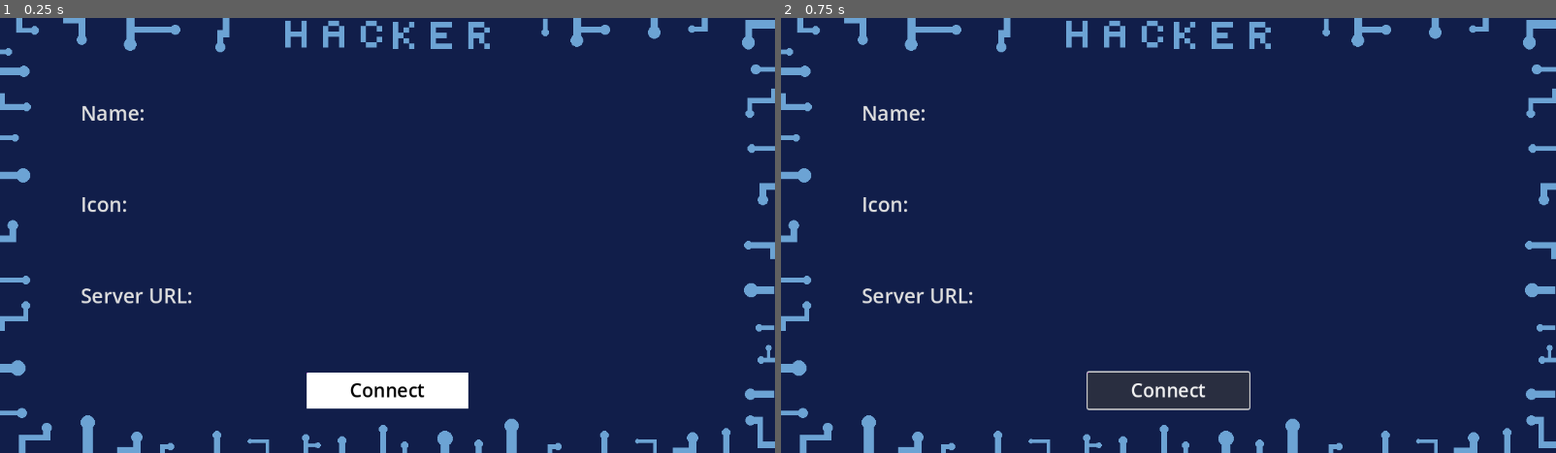
Above: before the commit, frames 1-2 (left to right).
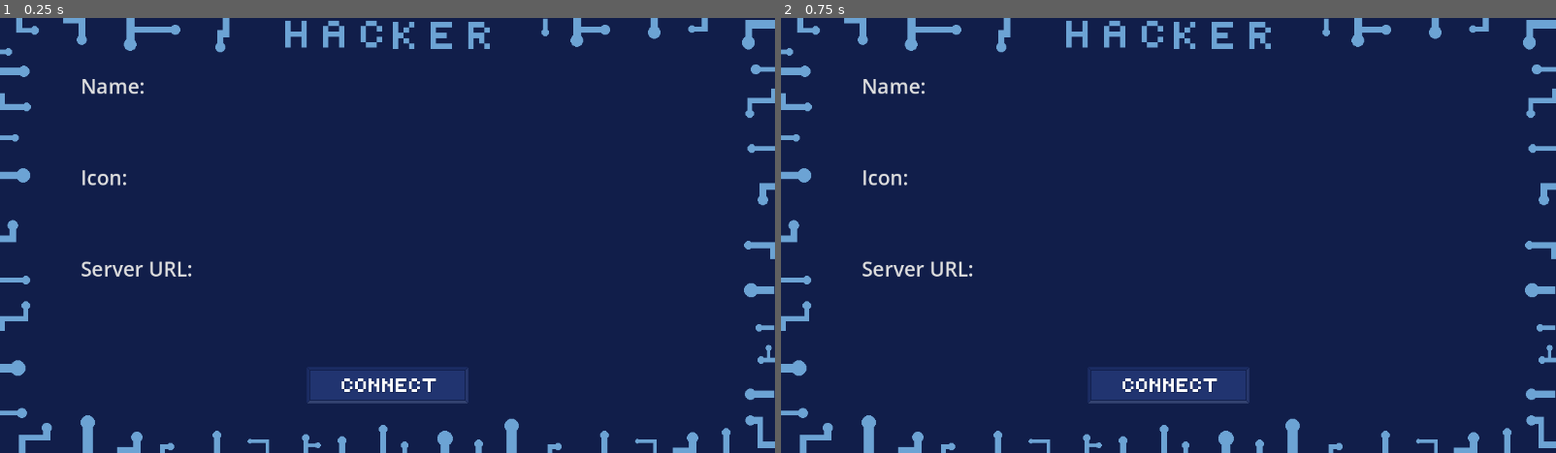
Above: after the commit, the same moments.

Repository: vocaz/hackercompsci
Game: Godot game, scene res://LobbyMenu.tscn
Two runs of this game, one before a commit and one after it. Both use one fixed random seed, a clock stepped at 60 frames per second and the inputs below. This scene is started directly instead of the project's main scene.
Inputs (mouse positions are in pixels of both pictures, inside the frame that each line leads up to):
- Up to frame 1 (0.25 s): no input
- Up to frame 2 (0.75 s): click (1168, 392) at 0.5 s, where only the run before the commit has a clickable "Connect"

The runs differ from the first frame. In frame 1, 2.7% of the frame differs, in the area x 10-61%, y 14-90%; in frame 2, 2.6%.

Commit message:
connect texture

Diff:
--- a/LobbyMenu.tscn
+++ b/LobbyMenu.tscn
@@ -1,7 +1,9 @@
-[gd_scene load_steps=9 format=3 uid="uid://b4sebowmqacm"]
+[gd_scene load_steps=8 format=3 uid="uid://b4sebowmqacm"]
 
 [ext_resource type="Script" path="res://lobby_menu.gd" id="1_tfjtp"]
 [ext_resource type="Texture2D" uid="uid://bd02gk3ddnt2b" path="res://textures/lobby background full.png" id="2_yb5v5"]
+[ext_resource type="Texture2D" uid="uid://dspr3jsi5s5mt" path="res://textures/connect button.png" id="3_x277g"]
+[ext_resource type="Texture2D" uid="uid://c1x4dt3gkplor" path="res://textures/connect button pushed.png" id="4_hi5pm"]
 
 [sub_resource type="StyleBoxFlat" id="StyleBoxFlat_be3ls"]
 bg_color = Color(0.6, 0.6, 0.6, 0)
@@ -11,25 +13,6 @@
 
 [sub_resource type="StyleBoxFlat" id="StyleBoxFlat_r2882"]
 bg_color = Color(0.6, 0.6, 0.6, 0)
-
-[sub_resource type="StyleBoxFlat" id="StyleBoxFlat_xqpke"]
-bg_color = Color(1, 1, 1, 1)
-
-[sub_resource type="GDScript" id="GDScript_4kwpb"]
-script/source = "extends Button
-
-
-# Called when the node enters the scene tree for the first time.
-func _ready() -> void:
-	pass # Replace with function body.
-
-
-# Called every frame. 'delta' is the elapsed time since the previous frame.
-func _process(delta: float) -> void:
-	pass
-"
-
-[sub_resource type="PlaceholderTexture2D" id="PlaceholderTexture2D_1gfhm"]
 
 [node name="LobbyMenu" type="Control"]
 layout_mode = 3
@@ -41,12 +24,10 @@
 script = ExtResource("1_tfjtp")
 
 [node name="Panel" type="Panel" parent="."]
-layout_mode = 0
 offset_right = 1152.0
 offset_bottom = 648.0
 
 [node name="Background" type="TextureRect" parent="Panel"]
-layout_mode = 0
 offset_right = 1152.0
 offset_bottom = 648.0
 texture = ExtResource("2_yb5v5")
@@ -54,9 +35,9 @@
 [node name="TextEdit" type="TextEdit" parent="Panel/Background"]
 layout_mode = 0
 offset_left = 120.0
-offset_top = 120.0
+offset_top = 80.0
 offset_right = 216.0
-offset_bottom = 168.0
+offset_bottom = 128.0
 theme_override_constants/line_spacing = 0
 theme_override_font_sizes/font_size = 30
 theme_override_styles/normal = SubResource("StyleBoxFlat_be3ls")
@@ -65,9 +46,9 @@
 [node name="TextEdit2" type="TextEdit" parent="Panel/Background"]
 layout_mode = 0
 offset_left = 120.0
-offset_top = 256.0
+offset_top = 216.0
 offset_right = 224.0
-offset_bottom = 304.0
+offset_bottom = 264.0
 theme_override_constants/line_spacing = 0
 theme_override_font_sizes/font_size = 30
 theme_override_styles/normal = SubResource("StyleBoxFlat_ht44e")
@@ -76,15 +57,15 @@
 [node name="TextEdit3" type="TextEdit" parent="Panel/Background"]
 layout_mode = 0
 offset_left = 120.0
-offset_top = 392.0
+offset_top = 352.0
 offset_right = 288.0
-offset_bottom = 440.0
+offset_bottom = 400.0
 theme_override_constants/line_spacing = 0
 theme_override_font_sizes/font_size = 30
 theme_override_styles/normal = SubResource("StyleBoxFlat_r2882")
 text = "Server URL:"
 
-[node name="Button" type="Button" parent="."]
+[node name="TextureButton" type="TextureButton" parent="."]
 layout_mode = 1
 anchors_preset = 7
 anchor_left = 0.5
@@ -92,21 +73,10 @@
 anchor_right = 0.5
 anchor_bottom = 1.0
 offset_left = -120.0
-offset_top = -120.0
+offset_top = -128.0
 offset_right = 120.0
-offset_bottom = -66.0
+offset_bottom = -74.0
 grow_horizontal = 2
 grow_vertical = 0
-theme_override_colors/font_color = Color(0, 0, 0, 1)
-theme_override_font_sizes/font_size = 28
-theme_override_styles/normal = SubResource("StyleBoxFlat_xqpke")
-text = "Connect"
-script = SubResource("GDScript_4kwpb")
-
-[node name="TextureButton" type="TextureButton" parent="Button"]
-layout_mode = 0
-offset_right = 40.0
-offset_bottom = 40.0
-texture_normal = SubResource("PlaceholderTexture2D_1gfhm")
-
-[connection signal="pressed" from="Button" to="." method="_on_button_pressed"]
+texture_normal = ExtResource("3_x277g")
+texture_pressed = ExtResource("4_hi5pm")
--- a/Main Menu.tscn
+++ b/Main Menu.tscn
@@ -1,10 +1,9 @@
-[gd_scene load_steps=23 format=3 uid="uid://ct8t7ub2u0m7b"]
+[gd_scene load_steps=22 format=3 uid="uid://ct8t7ub2u0m7b"]
 
 [ext_resource type="Script" path="res://main_menu.gd" id="1_t263y"]
-[ext_resource type="Texture2D" uid="uid://bfbatleayv5b0" path="res://textures/background left.png" id="2_app3f"]
+[ext_resource type="Texture2D" uid="uid://bu3bpcm7gc1kc" path="res://textures/background full.png" id="2_8mjhe"]
 [ext_resource type="Texture2D" uid="uid://daey55m3dlxpg" path="res://textures/hack button.png" id="2_xsgem"]
 [ext_resource type="Texture2D" uid="uid://nsgqh1eux8t" path="res://textures/hack button pushed.png" id="3_7jo75"]
-[ext_resource type="Texture2D" uid="uid://dgvc2dbl3noqy" path="res://textures/background right.png" id="3_ibh7y"]
 [ext_resource type="Texture2D" uid="uid://bcbtexkxtbx7s" path="res://textures/arrow up.png" id="4_ofoar"]
 [ext_resource type="Texture2D" uid="uid://bxvdohp5el6wq" path="res://textures/arrow up pushed.png" id="5_ypbpd"]
 [ext_resource type="Texture2D" uid="uid://bxgdov8xudesy" path="res://textures/arrow down.png" id="6_fqres"]
@@ -43,23 +42,21 @@
 [node name="MainMenu" type="Node2D"]
 script = ExtResource("1_t263y")
 
-[node name="Background right" type="TextureRect" parent="."]
-offset_right = 576.0
-offset_bottom = 648.0
-texture = ExtResource("2_app3f")
-
-[node name="Background left" type="TextureRect" parent="."]
-offset_left = 576.0
+[node name="Panel" type="Panel" parent="."]
 offset_right = 1152.0
 offset_bottom = 648.0
-texture = ExtResource("3_ibh7y")
 
-[node name="Foreground" type="TextureRect" parent="."]
+[node name="Background" type="TextureRect" parent="Panel"]
+offset_right = 1152.0
+offset_bottom = 648.0
+texture = ExtResource("2_8mjhe")
+
+[node name="Foreground" type="TextureRect" parent="Panel"]
 offset_right = 40.0
 offset_bottom = 40.0
 texture = SubResource("PlaceholderTexture2D_jbuyn")
 
-[node name="Hack" type="TextureButton" parent="Foreground"]
+[node name="Hack" type="TextureButton" parent="Panel/Foreground"]
 layout_mode = 0
 offset_left = 744.0
 offset_top = 216.0
@@ -68,7 +65,7 @@
 texture_normal = ExtResource("2_xsgem")
 texture_pressed = ExtResource("3_7jo75")
 
-[node name="Up" type="TextureButton" parent="Foreground"]
+[node name="Up" type="TextureButton" parent="Panel/Foreground"]
 layout_mode = 0
 offset_left = 304.0
 offset_top = 216.0
@@ -79,7 +76,7 @@
 texture_pressed = ExtResource("5_ypbpd")
 metadata/_edit_group_ = true
 
-[node name="Down" type="TextureButton" parent="Foreground"]
+[node name="Down" type="TextureButton" parent="Panel/Foreground"]
 layout_mode = 0
 offset_left = 304.0
 offset_top = 344.0
@@ -90,7 +87,7 @@
 texture_pressed = ExtResource("7_8mimh")
 metadata/_edit_group_ = true
 
-[node name="Left" type="TextureButton" parent="Foreground"]
+[node name="Left" type="TextureButton" parent="Panel/Foreground"]
 layout_mode = 0
 offset_left = 136.0
 offset_top = 344.0
@@ -101,7 +98,7 @@
 texture_pressed = ExtResource("9_nsjtx")
 metadata/_edit_group_ = true
 
-[node name="Right" type="TextureButton" parent="Foreground"]
+[node name="Right" type="TextureButton" parent="Panel/Foreground"]
 layout_mode = 0
 offset_left = 472.0
 offset_top = 344.0
Binary file added: textures/connect button pushed.png
Not shown, added: textures/connect button pushed.png.import
Binary file added: textures/connect button.png
Not shown, added: textures/connect button.png.import
